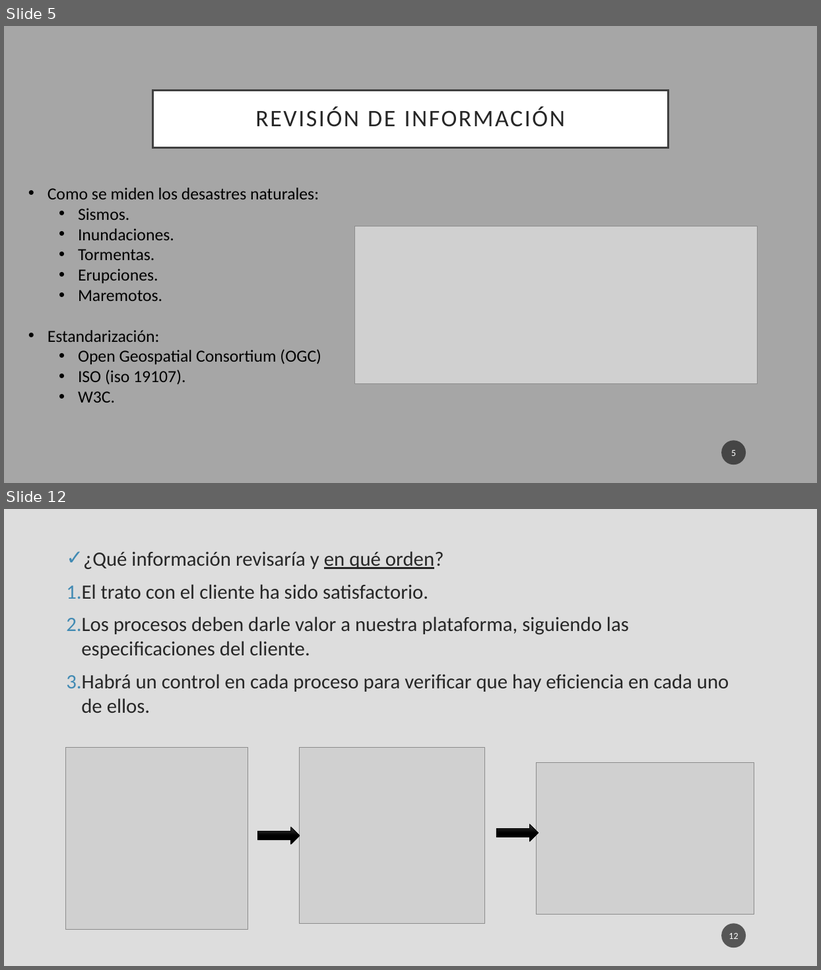
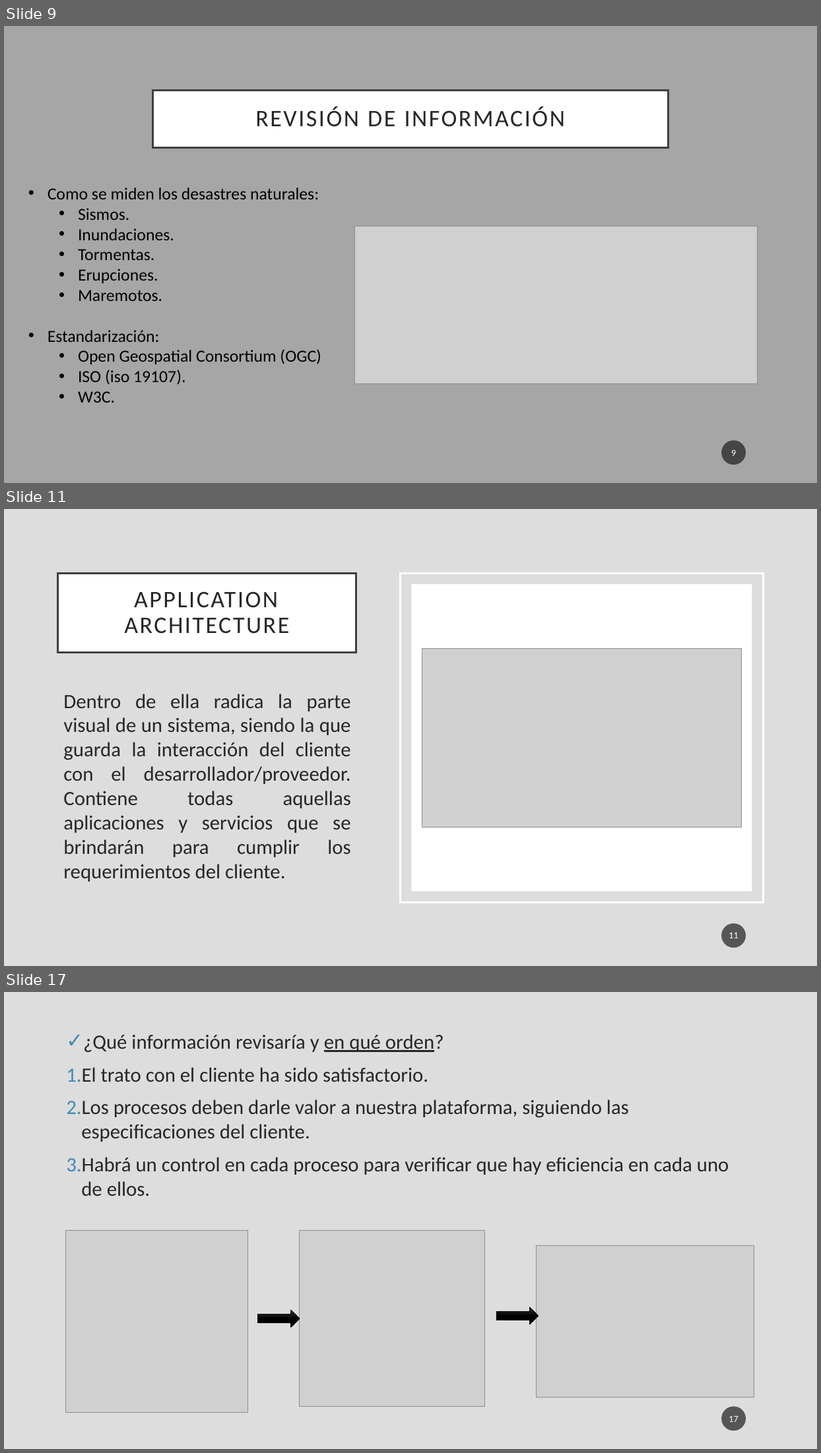
Before and after one commit to LeonelCano/Prueba1, a slide deck: Demanda 8.pptx. Shown one above the other, each under a label of ours: slides 5 and 12 before the commit, slides 9, 11 and 17 after it; the slides between them are not shown. The pictures are 821x970 and 821x1453 pixels, drawn with LibreOffice and Linux fonts; fonts in the diff are those of the drawing; grey boxes stand for pictures. Boxes give left, top, right and bottom in pixels: in the first picture for what was removed or moved away, otherwise in the second. Text is boxed around its words. In the diff, an @@ line names an element or a change of style, - is before the commit and + after.

```diff
--- a/Demanda 8.pptx
+++ b/Demanda 8.pptx
@@ slide 11 added at [4, 509, 817, 966], background #DDDDDD @@
@@ title added at [57, 573, 356, 652], fill #FFFFFF, outline #404040 2.5 pt, 28 pt, text #262626 @@
+APPLICATION ARCHITECTURE
@@ rectangle added at [401, 573, 764, 902], outline #FFFFFF 2.5 pt @@
@@ rectangle added at [411, 584, 752, 891], fill #FFFFFF @@
@@ picture added at [422, 649, 741, 827] @@
@@ text added at [63, 694, 351, 882], 24 pt, text #262626 @@
+Dentro de ella radica la parte visual de un sistema, siendo la que guarda la interacción del cliente con el desarrollador/proveedor. Contiene todas aquellas aplicaciones y servicios que se brindarán para cumplir los requerimientos del cliente.
@@ page number added at [722, 923, 746, 948], fill #1D1D1D at 70% opacity, 11 pt, text #FFFFFF @@
+11
@@ what was slide 5 is now slide 9 @@
@@ page number at [731, 450, 736, 456]: text changed @@
-5
+9
@@ what was slide 12 is now slide 17 @@
@@ page number at [729, 1416, 738, 1422]: text changed @@
-12
+17
```
Also in this commit, not shown: 1 slide changed, 9 other slides added, 5 slides removed.
